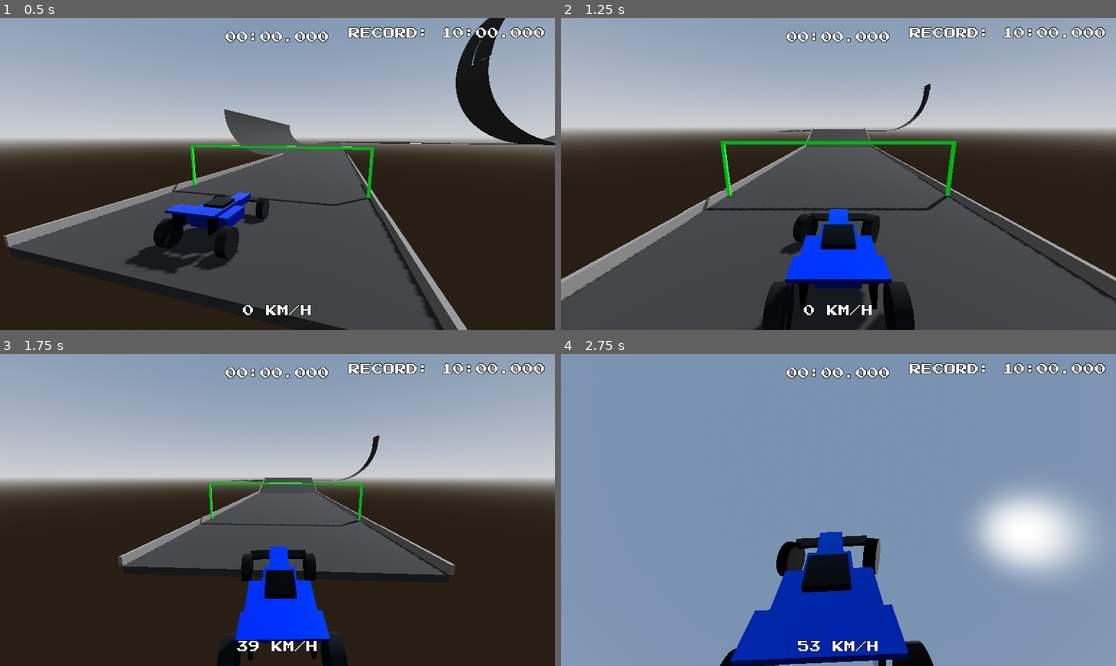
Above: before the commit, frames 1-4 (two rows, left to right).
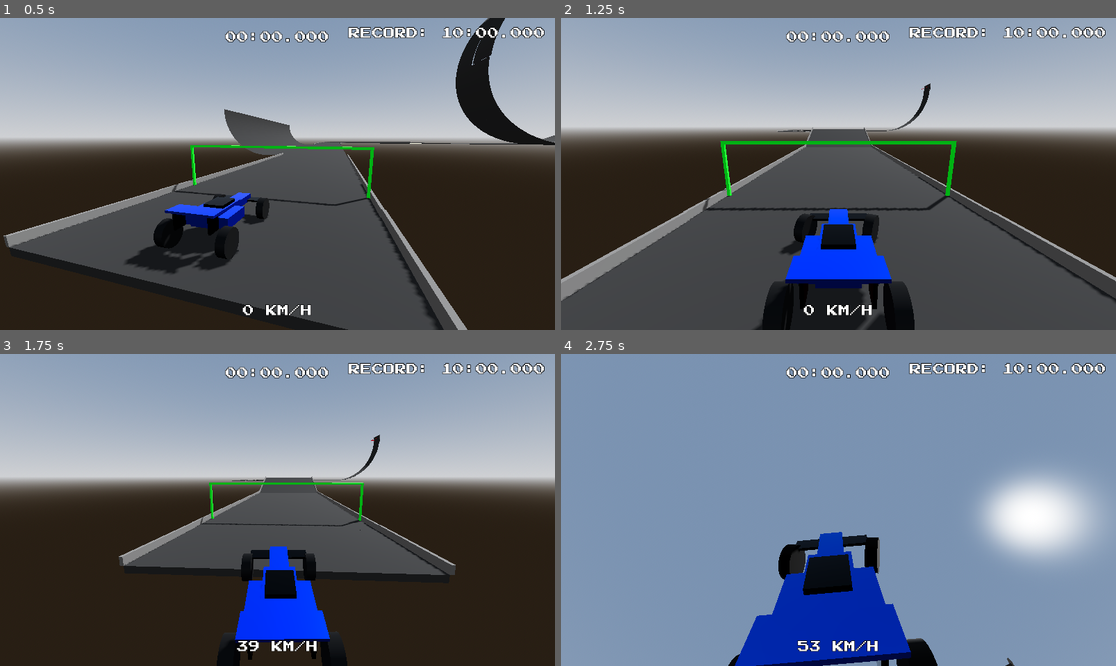
Above: after the commit, the same moments.

Repository: JosePedroDias/godot-trial-maniac
Game: Godot game, scene res://scenes/track1.tscn
Same seed, same stepped clock (60 frames per second), same inputs: the game is played once before the commit and once after it.
Inputs:
- Up to frame 1 (0.5 s): no input
- Up to frame 2 (1.25 s): hold Right (ui_right) from 0.53 s (still down); tap 2 (next_track) at 0.6 s; tap Space at 0.77 s
- Up to frame 3 (1.75 s): release Right (ui_right) at 1.28 s; hold Down (ui_down) from 1.28 s (still down); tap K at 1.35 s; tap Space at 1.52 s
- Up to frame 4 (2.75 s): release Down (ui_down) at 2.03 s; hold Right (ui_right) from 2.03 s (still down); hold J from 2.03 s (still down)

Frame 1 is identical in both runs. In frame 2, less than 0.1% of the frame differs, in the area x 41-58%, y 62-74%; in frame 3, 0.4%; in frame 4, 5.4%, in the area x 28-97%, y 37-100%.

Commit message:
better steering

Diff:
--- a/scripts/car_controller.gd
+++ b/scripts/car_controller.gd
@@ -13,8 +13,8 @@
 @export var downforce: float = 10000.0
 
 @export_group("Steering")
-@export var steering_angle: float = 30.0
-@export var steering_speed: float = 5.0
+@export var steering_angle: float = 25.0
+@export var steering_speed: float = 4.0
 @export var grip: float = 20.0
 
 @onready var raycasts = [
@@ -241,12 +241,16 @@
 		var b_val = get_val.call(gm.brake)
 
 		var target_steer = s_left - s_right
+		# Squared input for softer center
+		target_steer = sign(target_steer) * pow(abs(target_steer), 1.5)
+
 		var steer_speed = steering_speed * 2.0 if gm.steer_left.get("is_kb", false) else steering_speed
 		steering_input = lerp(steering_input, target_steer, steer_speed * delta)
 		engine_input = t_val - b_val
 	else:
 		var kb_engine = Input.get_axis("ui_down", "ui_up")
 		var kb_steer = Input.get_axis("ui_right", "ui_left")
+		kb_steer = sign(kb_steer) * pow(abs(kb_steer), 1.5)
 		engine_input = kb_engine
 		steering_input = lerp(steering_input, kb_steer, steering_speed * delta)
 
@@ -293,7 +297,8 @@
 				# 2. Driving
 				var wheel_basis = ray.global_basis
 				if i < 2:
-					var steer_speed_factor = exp(-speed_cur / 35.0)
+					# More aggressive steering reduction at high speed (30.0 instead of 35.0)
+					var steer_speed_factor = exp(-speed_cur / 30.0)
 					var effective_steer = steering_input * deg_to_rad(steering_angle) * steer_speed_factor
 					wheel_basis = wheel_basis.rotated(global_basis.y, effective_steer)
 
